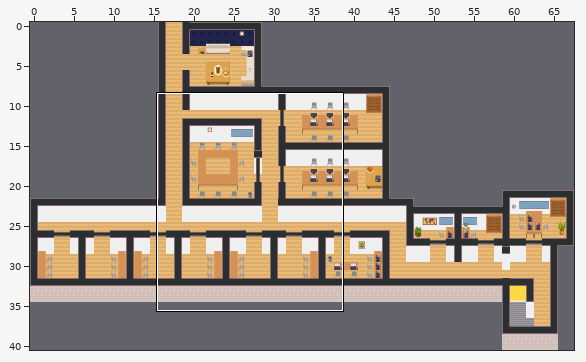
Two versions of a level (Tiled map (JSON), I_OG.tmj). Above: a wide view before the commit, with the close-up outlined.
Close-up. First the earlier version:
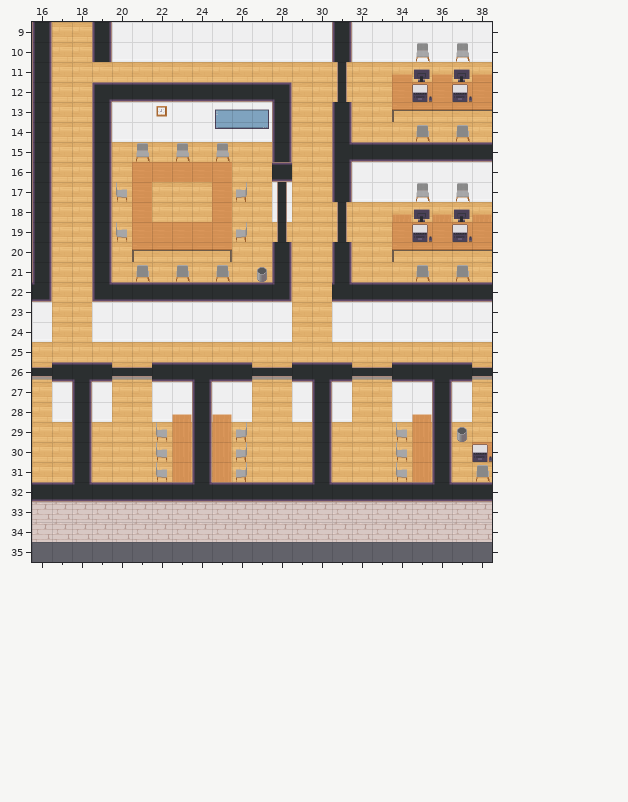
Cells are 32x32 px. Shown: x 16..38, y 9..35. The commit also changed other parts of the map, which this record leaves out. The old version is drawn lined up with the new one.
New version:
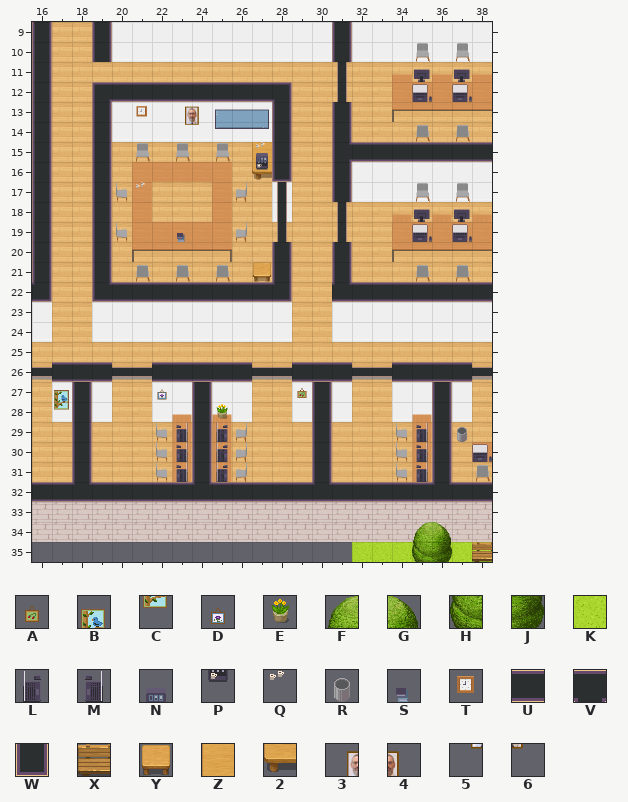
Key: from "WA_Decoration": A 4, B 9, C 21, D 27, E 93; from "WA_Exterior": F 0, G 1, H 25, J 26, K 627; from "WA_Miscellaneous": L 24, M 25, N 46, P 56, Q 58, R 60, S 73, T 78; from "WA_Room_Builder": U 94, V 160, W 271; from "WA_Seats": X 143; from "WA_Tables": Y 145, Z 210, 2 220; from "chef_klein": 3 0, 4 1, 5 2, 6 3.
_ is an empty cell.
Diff:
everything moved by +59,+40 cells (the old picture is shown already moved)
Layer "floor/floor1":
y 35: x 32..38 _______ -> KKKKKKK
Layer "floor/floor2":
y 35: x 35..36 __ -> HJ; x 38 _ -> X
Layer "walls/walls1":
y 26: x 18 V -> _; x 24 V -> _; x 30 V -> _; x 36 V -> _
Layer "walls/walls2":
y 13: x 21 _ -> T; x 23..24 __ -> 34
y 14: x 23..24 __ -> 56
y 16: x 28 _ -> W
y 27: x 17 _ -> B; x 22 _ -> D; x 29 _ -> A
y 28: x 17 _ -> C
Layer "furniture/furniture2":
y 15: x 27 _ -> Z
y 16: x 27 _ -> 2
y 21: x 27 _ -> Y
Layer "furniture/furniture3":
y 13: x 22 T -> _
y 15: x 27 _ -> Q
y 16: x 27 _ -> P
y 17: x 21 _ -> Q
y 19: x 23 _ -> S
y 21: x 27 R -> _
y 28: x 25 _ -> E
y 29..31: x 23 _ -> M; x 25 _ -> L; x 35 _ -> M
Layer "above/above2":
y 15: x 27 _ -> N
y 26: x 18 _ -> U; x 24 _ -> U; x 30 _ -> U; x 36 _ -> U
y 34: x 35..36 __ -> FG
